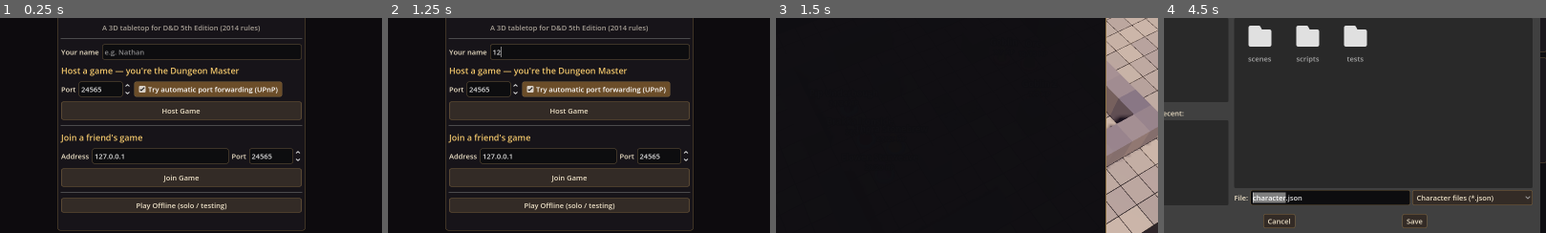
Above: before the commit, frames 1-4 (left to right).
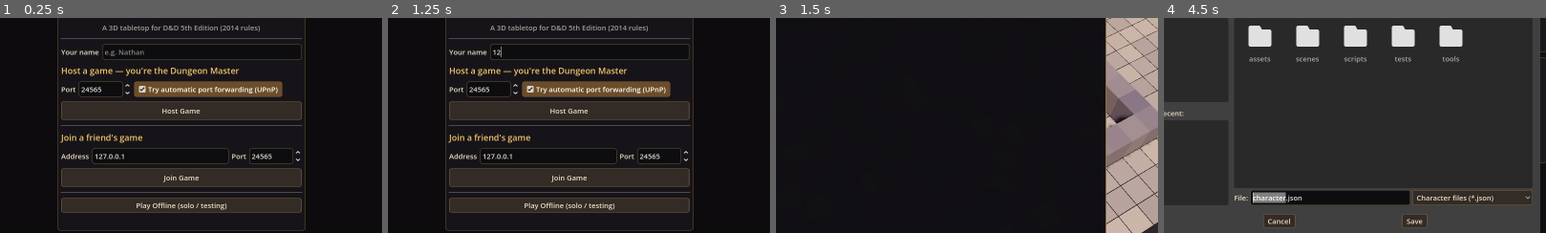
Above: after the commit, the same moments.

Repository: NathanGramm/TableTop
Game: Godot game, scene res://scenes/main.tscn
Two runs of this game, one before a commit and one after it. Both use one fixed random seed, a clock stepped at 60 frames per second and the inputs below.
Inputs (mouse positions are % of the whole screen's width and height, from its top left):
- Up to frame 1 (0.25 s): no input
- Up to frame 2 (1.25 s): click (53, 37) at 0.52 s; type "12" at 0.6 s
- Up to frame 3 (1.5 s): click "Play Offline (solo / testing)" at 1.25 s
- Up to frame 4 (4.5 s): click (88, 96) at 2.02 s; type "12" at 2.1 s; click "Start Combat" at 2.75 s; click "New Character" at 3.5 s; click "New Character" at 4.25 s
The pictures show only the part of the screen within x 26-76%, y 29-79%; the shares and areas given below are measured in that part.

Frames 1-2 are identical in both runs. In frame 4, 1.5% of the frame differs, in the area x 22-79%, y 3-21%.

Commit message:
Add painted low-poly minifigures for every class and common monsters
tools/minis generates 20 glTF minis (~7.5k triangles each) on round bases:
one per class plus knight, goblin, kobold, bandit, skeleton, zombie, orc and
ogre. Tokens use the mini matching their class or monster template and keep
the procedural pawn otherwise; the base rim takes the team colour.

Co-Authored-By: Claude Opus 5.5 (1M context) <noreply@anthropic.com>
Claude-Session: https://claude.ai/code/session_01FMsiGNYU73w5jUFB6w4Xjk

Diff:
--- a/scripts/ui/token.gd
+++ b/scripts/ui/token.gd
@@ -5,6 +5,9 @@
 const PARTY_COLOR := Color(0.25, 0.55, 0.95)
 const ENEMY_COLOR := Color(0.9, 0.22, 0.2)
 const NEUTRAL_COLOR := Color(0.85, 0.75, 0.3)
+## Painted minifigures from tools/minis, by class id or monster template id.
+const MINI_DIR := "res://assets/minis/"
+const MINI_ALIASES := {"bandit_captain": "bandit"}
 
 var cid := ""
 var cells := 1
@@ -20,6 +23,7 @@
 var _pose := ""
 var _tween: Tween
 var _time := 0.0
+var _mini_meshes: Array[MeshInstance3D] = []
 
 
 func setup(c: Dictionary) -> void:
@@ -49,7 +53,24 @@
 	add_child(body)
 	body_mat = StandardMaterial3D.new()
 	body_mat.roughness = 0.55
-	_build_body(c.ctype, scale_f)
+	var mini := _load_mini(c)
+	if mini:
+		# The mini brings its own base; body_mat becomes a tint overlay (dead, hit flash).
+		base.visible = false
+		body.position.y = 0
+		body.scale = Vector3.ONE * cells
+		body.add_child(mini)
+		body_mat.shading_mode = BaseMaterial3D.SHADING_MODE_UNSHADED
+		body_mat.transparency = BaseMaterial3D.TRANSPARENCY_ALPHA
+		for m in mini.find_children("*", "MeshInstance3D", true, false):
+			_mini_meshes.append(m)
+			m.material_overlay = body_mat
+			for i in m.mesh.get_surface_count():
+				var sm: Material = m.mesh.surface_get_material(i)
+				if sm and sm.resource_name == "team":
+					m.set_surface_override_material(i, base_mat)
+	else:
+		_build_body(c.ctype, scale_f)
 
 	select_ring = _ring(r + 0.06, Color(1, 1, 1, 0.95))
 	turn_ring = _ring(r + 0.14, Color(1.0, 0.82, 0.25))
@@ -74,6 +95,14 @@
 	info_label.position.y = name_label.position.y
 	info_label.offset = Vector2(0, -22)
 	add_child(info_label)
+
+
+func _load_mini(c: Dictionary) -> Node3D:
+	for key in [c.get("class_id", ""), c.get("template_id", "")]:
+		var path: String = MINI_DIR + MINI_ALIASES.get(key, key) + ".glb"
+		if key != "" and ResourceLoader.exists(path):
+			return (load(path) as PackedScene).instantiate()
+	return null
 
 
 func _ring(radius: float, color: Color) -> MeshInstance3D:
@@ -176,6 +205,8 @@
 	var col := Color.from_string(c.color, Color.GRAY)
 	if c.dead:
 		col = col.darkened(0.55)
+	if not _mini_meshes.is_empty():
+		col = Color(0, 0, 0, 0.55 if c.dead else 0.0)
 	body_mat.albedo_color = col
 	select_ring.visible = selected
 	turn_ring.visible = current
@@ -224,9 +255,12 @@
 		tw.tween_property(body, "rotation", rot, 0.35).set_trans(Tween.TRANS_BACK)
 	body.visible = true
 	var invisible: bool = eng.has_cond(c, "invisible") or c.get("dm_hidden", false)
-	body_mat.transparency = BaseMaterial3D.TRANSPARENCY_ALPHA if invisible else BaseMaterial3D.TRANSPARENCY_DISABLED
-	if invisible:
-		body_mat.albedo_color.a = 0.35
+	for m in _mini_meshes:
+		m.transparency = 0.65 if invisible else 0.0
+	if _mini_meshes.is_empty():
+		body_mat.transparency = BaseMaterial3D.TRANSPARENCY_ALPHA if invisible else BaseMaterial3D.TRANSPARENCY_DISABLED
+		if invisible:
+			body_mat.albedo_color.a = 0.35
 	if c.get("dm_hidden", false):
 		info_label.text = "(hidden from players)\n" + info_label.text
 
Binary file added: assets/minis/bandit.glb
Not shown, added: assets/minis/bandit.glb.import
Binary file added: assets/minis/barbarian.glb
Not shown, added: assets/minis/barbarian.glb.import
Binary file added: assets/minis/bard.glb
Not shown, added: assets/minis/bard.glb.import
Binary file added: assets/minis/cleric.glb
Not shown, added: assets/minis/cleric.glb.import
Binary file added: assets/minis/druid.glb
Not shown, added: assets/minis/druid.glb.import
Binary file added: assets/minis/fighter.glb
Not shown, added: assets/minis/fighter.glb.import
(and 31 more such lines)
